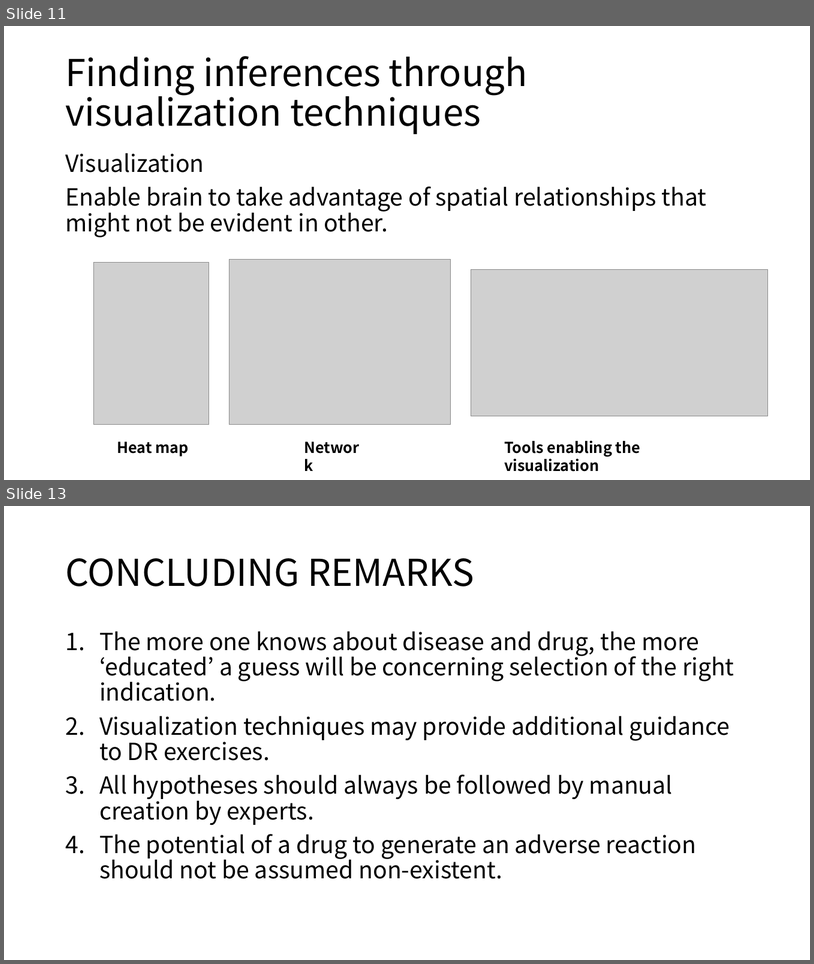
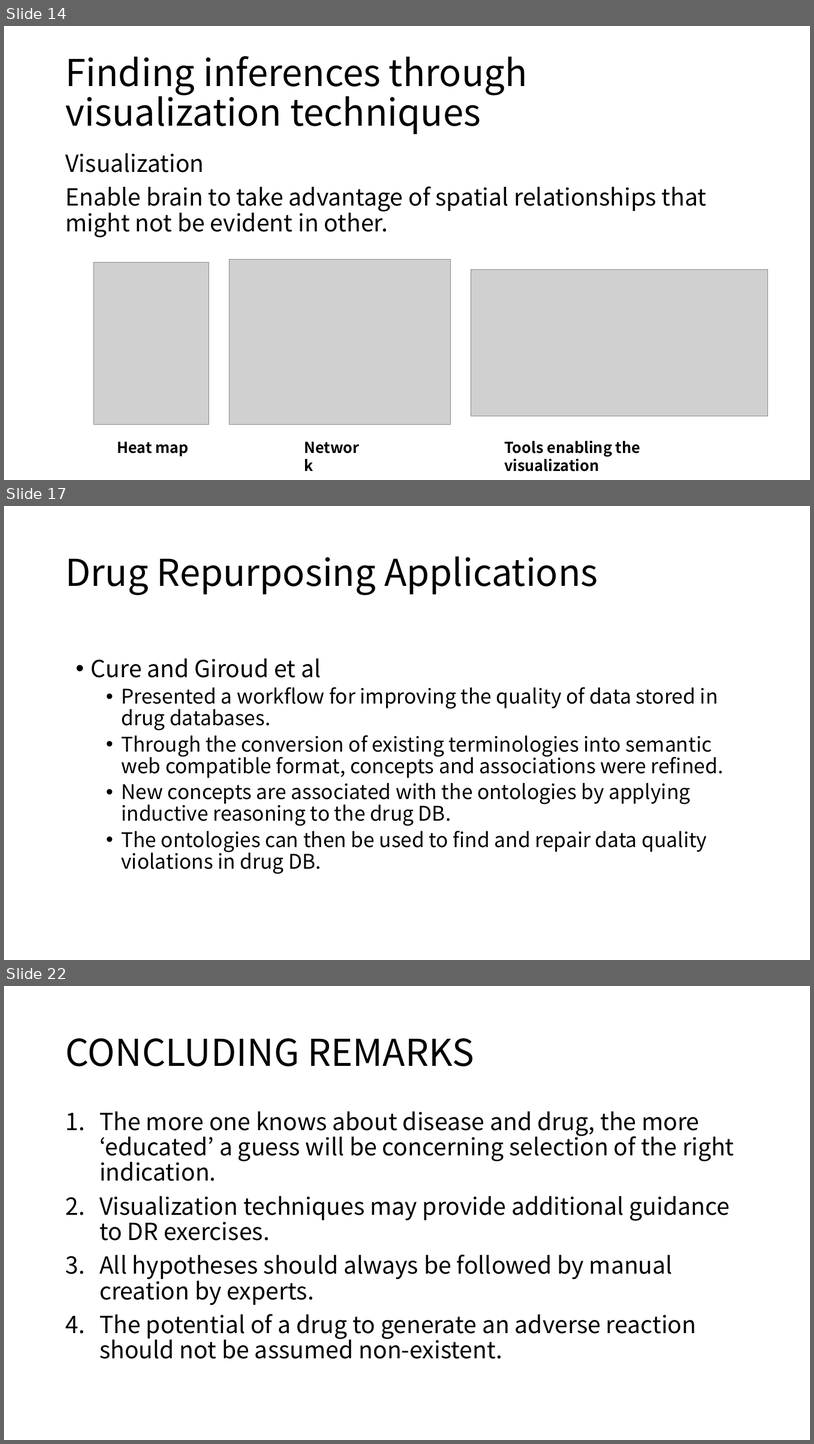
Before and after one commit to moklise/TIL, a slide deck: Review/[3] Literature mining, ontologies and information visualization for drug repurposing/Literature mining, ontologies and information visualization for.pptx. Shown one above the other, each under a label of ours: slides 11 and 13 before the commit, slides 14, 17 and 22 after it; the slides between them are not shown. The pictures are 814x964 and 814x1444 pixels, drawn with LibreOffice and Linux fonts; fonts in the diff are those of the drawing; grey boxes stand for pictures. Boxes give left, top, right and bottom in pixels: in the first picture for what was removed or moved away, otherwise in the second. Text is boxed around its words. In the diff, an @@ line names an element or a change of style, - is before the commit and + after.

Commit message:
[Publication Review] Literature mining, ontologies and information visualization for drug repurposing added PPT

```diff
--- a/Review/[3] Literature mining, ontologies and information visualization for drug repurposing/Literature mining, ontologies and information visualization for.pptx
+++ b/Review/[3] Literature mining, ontologies and information visualization for drug repurposing/Literature mining, ontologies and information visualization for.pptx
@@ slide 17 added at (4, 506, 810, 960), background #FFFFFF @@
@@ title added at (65, 556, 599, 595), 44 pt, text #000000 @@
+Drug Repurposing Applications
@@ text added at (91, 658, 724, 874), 24 pt, text #000000 @@
+• Cure and Giroud et al
+  • Presented a workflow for improving the quality of data stored in drug databases.
+  • Through the conversion of existing terminologies into semantic web compatible format, concepts and associations were refined.
+  • New concepts are associated with the ontologies by applying inductive reasoning to the drug DB.
+  • The ontologies can then be used to find and repair data quality violations in drug DB.
@@ what was slide 11 is now slide 14 @@
@@ what was slide 13 is now slide 22 @@
```
Also in this commit, not shown: 9 other slides added, 1 other file.
